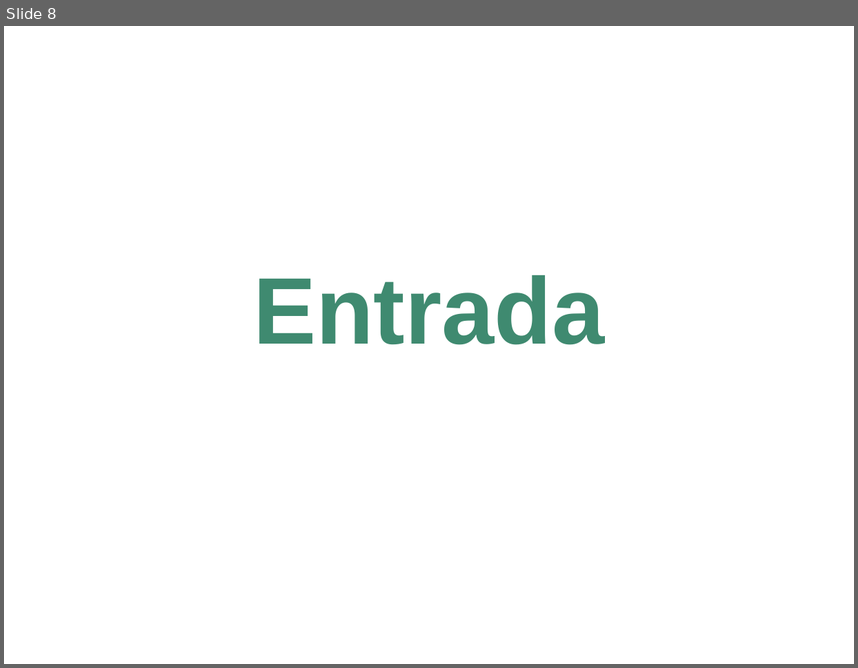
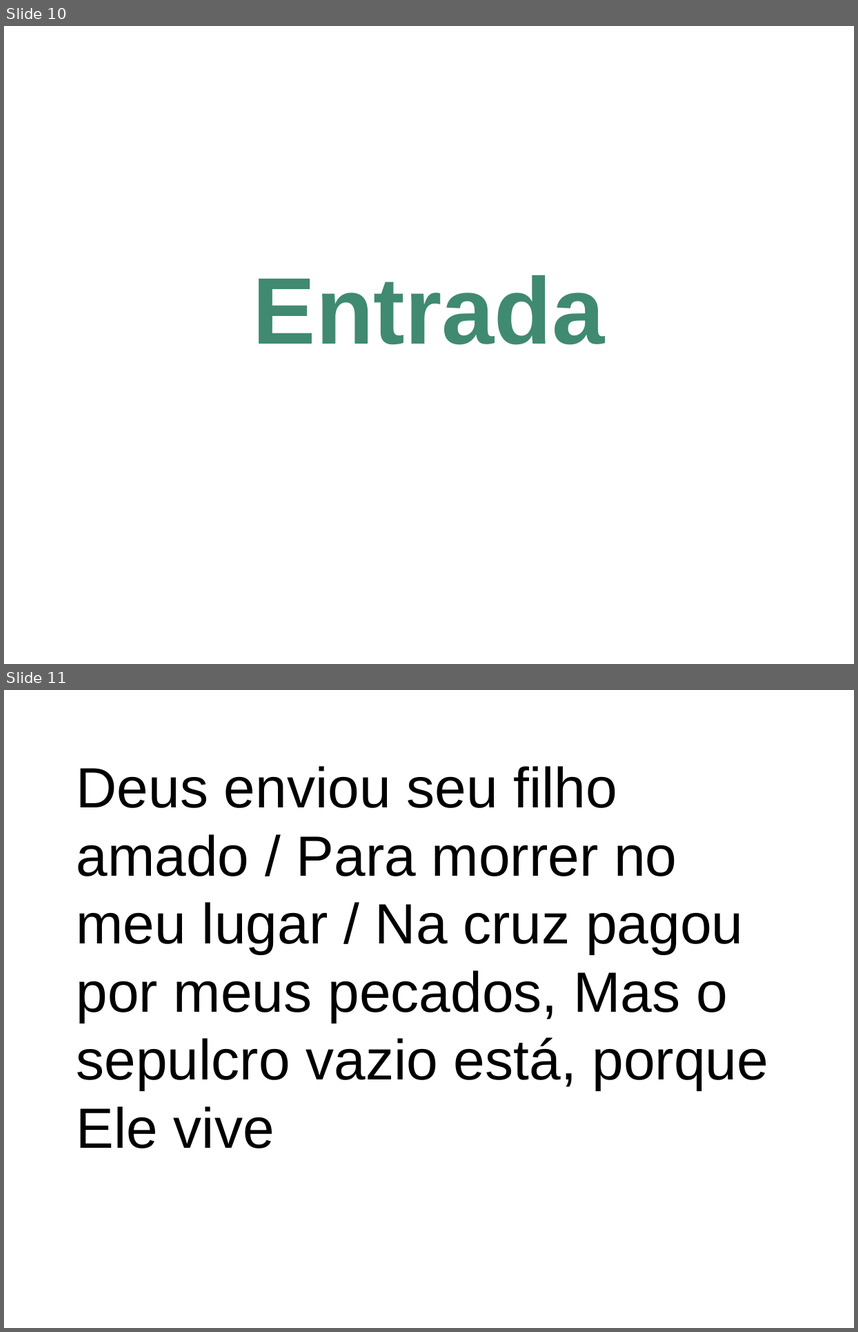
Before and after one commit to inmjava/MissaGenerator, a slide deck: cantos-ppt.ppt. Shown one above the other, each under a label of ours: slide 8 before the commit, slides 10 and 11 after it. The pictures are 858x668 and 858x1332 pixels, drawn with LibreOffice and Linux fonts; fonts in the diff are those of the drawing. Boxes give left, top, right and bottom in pixels: in the first picture for what was removed or moved away, otherwise in the second. Text is boxed around its words. In the diff, an @@ line names an element or a change of style, - is before the commit and + after.

```diff
--- a/cantos-ppt.ppt
+++ b/cantos-ppt.ppt
@@ slide 11 added at [4, 690, 854, 1328], background #FFFFFF @@
@@ text added at [76, 766, 769, 1148], 48 pt, text #000000 @@
+Deus enviou seu filho amado / Para morrer no meu lugar / Na cruz pagou por meus pecados, Mas o sepulcro vazio está, porque Ele vive
@@ what was slide 8 is now slide 10 @@
```
Also in this commit, not shown: 42 other slides added, 46 slides removed, 7 other files.
